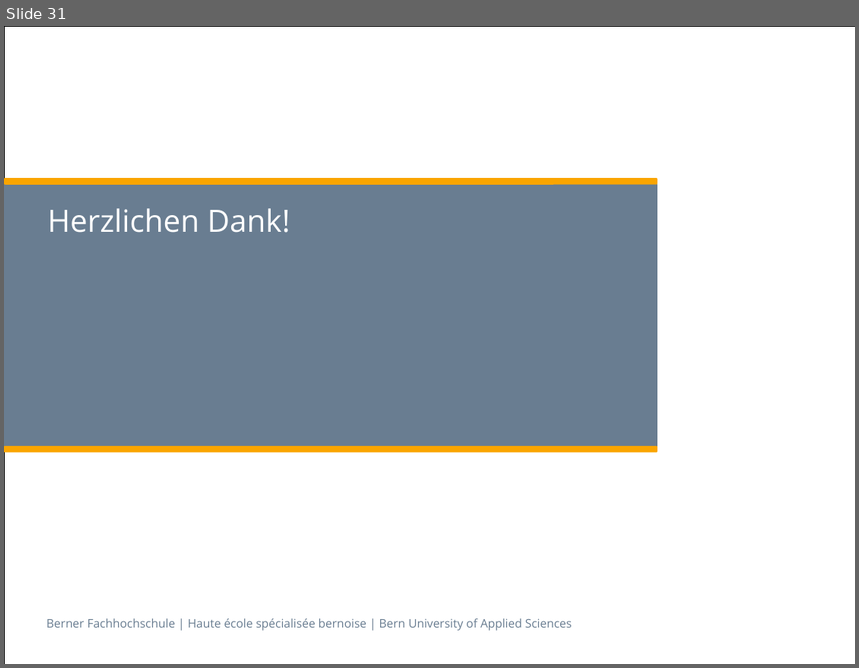
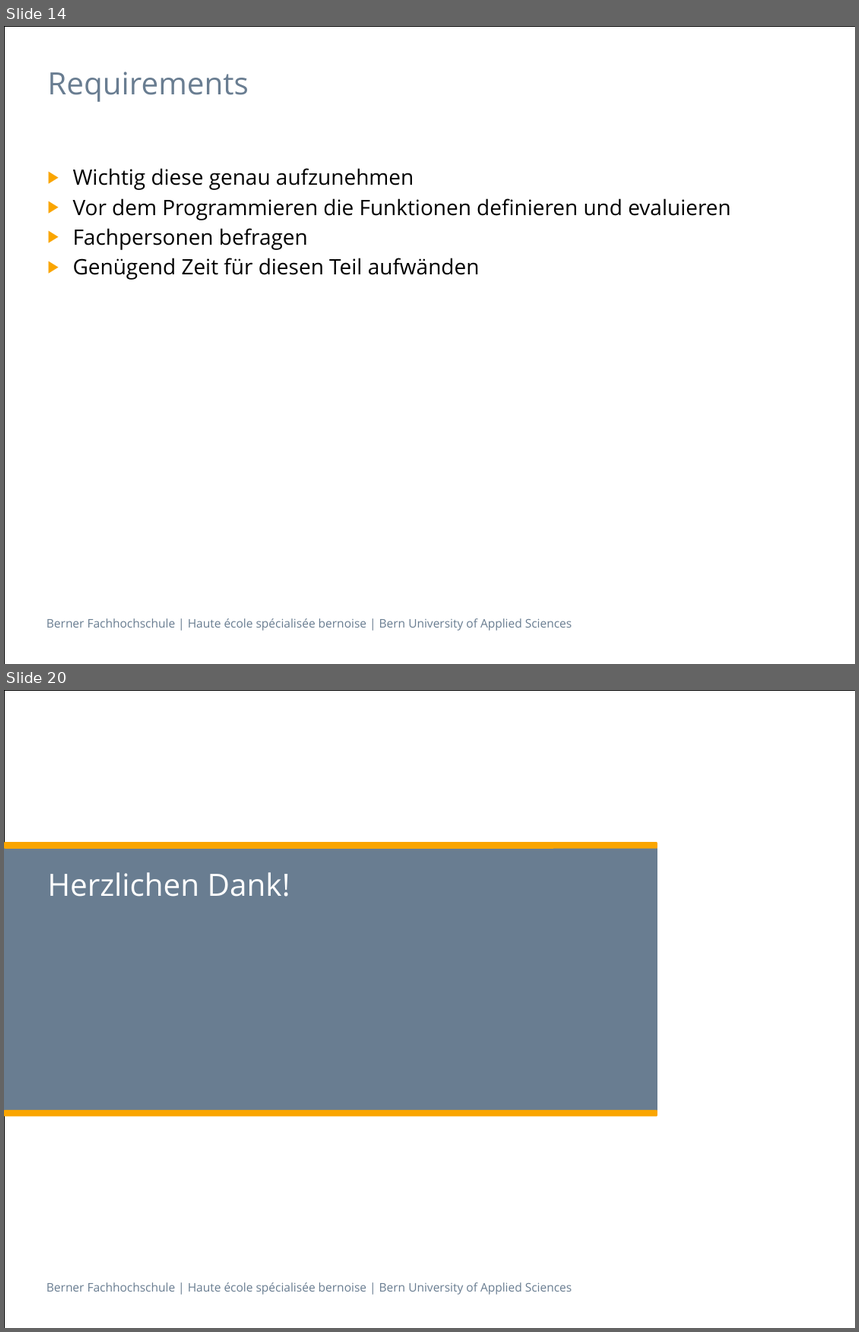
Before and after one commit to swisszeni/ch.bfh.btx8081.w2014.red, a slide deck: doc/finalPresentation/Praesentation_BFH_2013 copy.pptx. Shown one above the other, each under a label of ours: slide 31 before the commit, slides 14 and 20 after it; the slides between them are not shown. The pictures are 859x668 and 859x1332 pixels, drawn with LibreOffice and Linux fonts; fonts in the diff are those of the drawing. Boxes give left, top, right and bottom in pixels: in the first picture for what was removed or moved away, otherwise in the second. Text is boxed around its words. In the diff, an @@ line names an element or a change of style, - is before the commit and + after.

```diff
--- a/doc/finalPresentation/Praesentation_BFH_2013 copy.pptx
+++ b/doc/finalPresentation/Praesentation_BFH_2013 copy.pptx
@@ slide 14 added at (4, 26, 855, 664), background #FFFFFF; not listed: 2 template elements that a slide beside it also shows @@
@@ title added at (47, 72, 249, 102), 26 pt, text #697D91 @@
+Requirements
@@ text added at (73, 168, 731, 280), 18 pt, text #000000 @@
+▶ Wichtig diese genau aufzunehmen
+▶ Vor dem Programmieren die Funktionen definieren und evaluieren
+▶ Fachpersonen befragen
+▶ Genügend Zeit für diesen Teil aufwänden
@@ what was slide 31 is now slide 20 @@
```
Also in this commit, not shown: 2 slides changed, 15 other slides added, 27 slides removed.
